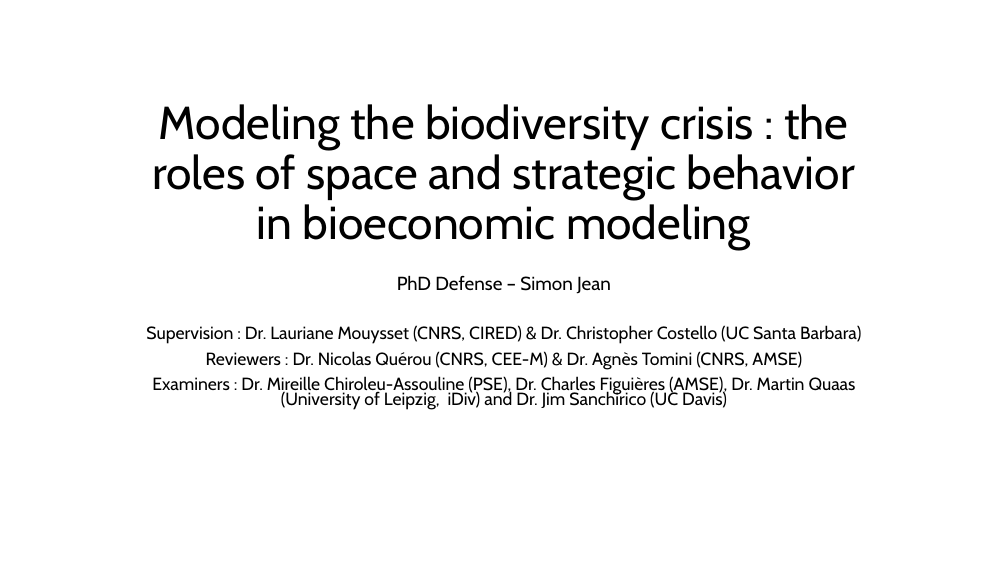
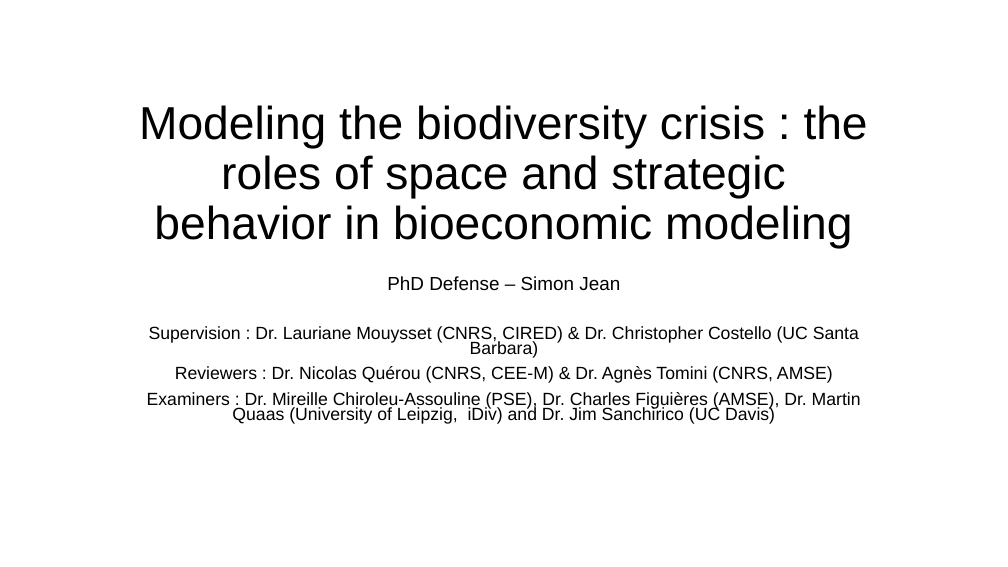
Before and after one commit to sim-jean/PhDissertation, a slide deck: slide 1 of PhDefense_SJ.pptx. Drawn at 1008x567 pixels with LibreOffice and Linux fonts; fonts in the diff are those of the drawing. Boxes give left, top, right and bottom in pixels: in the first picture for what was removed or moved away, otherwise in the second. Text is boxed around its words. In the diff, an @@ line names an element or a change of style, - is before the commit and + after.

```diff
--- a/PhDefense_SJ.pptx
+++ b/PhDefense_SJ.pptx
@@ font Cabin to Arial in 3 elements at (139,105,868,249), (147,326,861,424), (387,276,620,291) @@
```
Also in this commit, not shown: 2 slides added, 1 slide removed.
